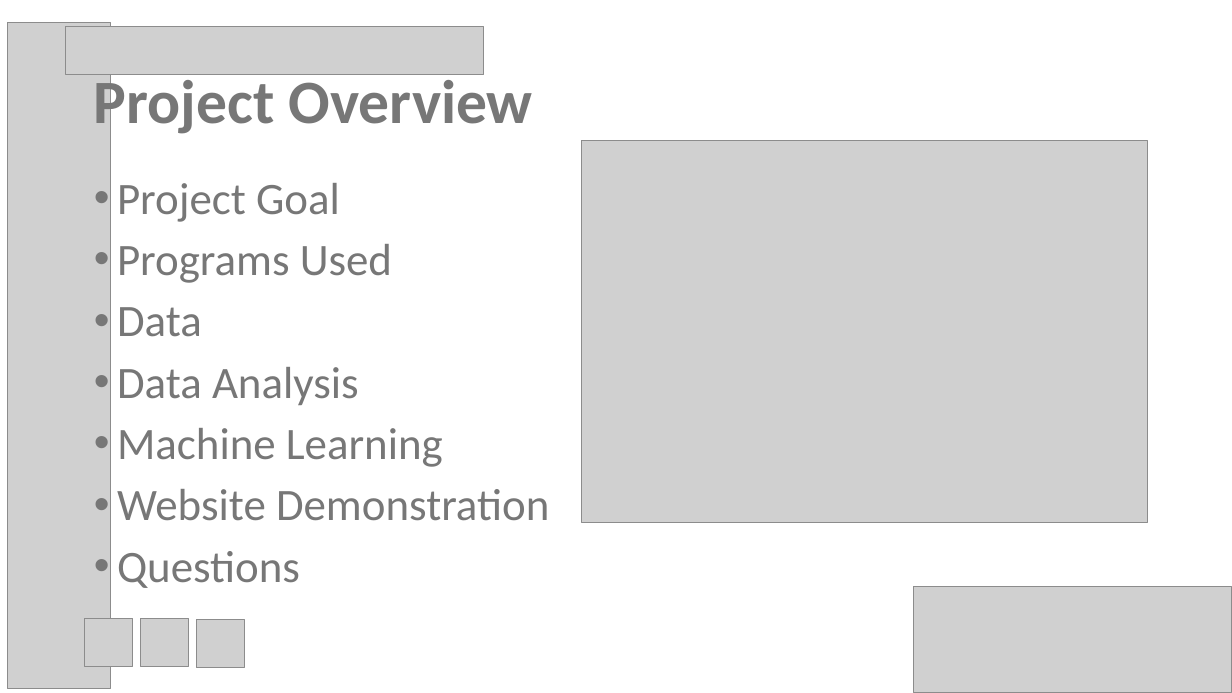
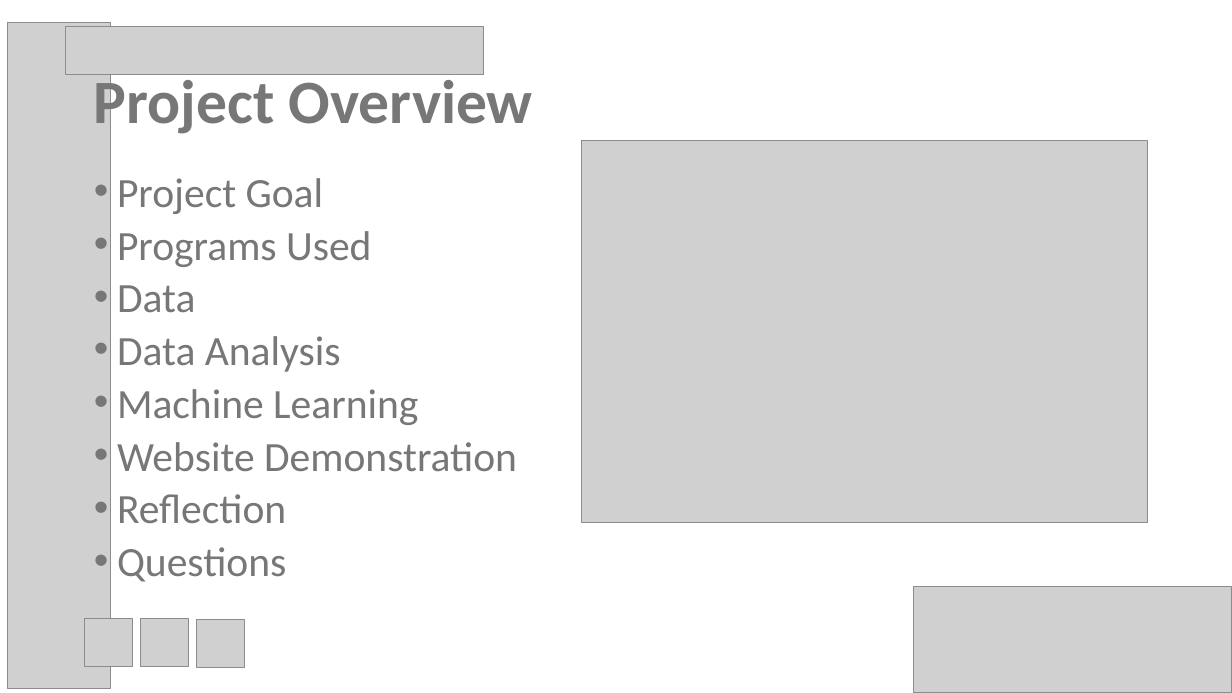
Before and after one commit to psychicesp/AI-AI, a slide deck: slide 2 of Project3_Presentation.pptx. Drawn at 1232x693 pixels with LibreOffice and Linux fonts; fonts in the diff are those of the drawing; grey boxes stand for pictures. Boxes give left, top, right and bottom in pixels: in the first picture for what was removed or moved away, otherwise in the second. Text is boxed around its words. In the diff, an @@ line names an element or a change of style, - is before the commit and + after.

```diff
--- a/Project3_Presentation.pptx
+++ b/Project3_Presentation.pptx
@@ text at [117,178,517,582]: size 35 to 32.4 pt in "Project Goal", "Programs Used", "Data", "Data Analysis" and 3 more places; line spacing 0.9 to 0.8 @@
@@ text at [117,494,286,523]: paragraph added @@
+• Reflection
```
Also in this commit, not shown: 8 other slides changed, 2 slides added, 2 other files.
